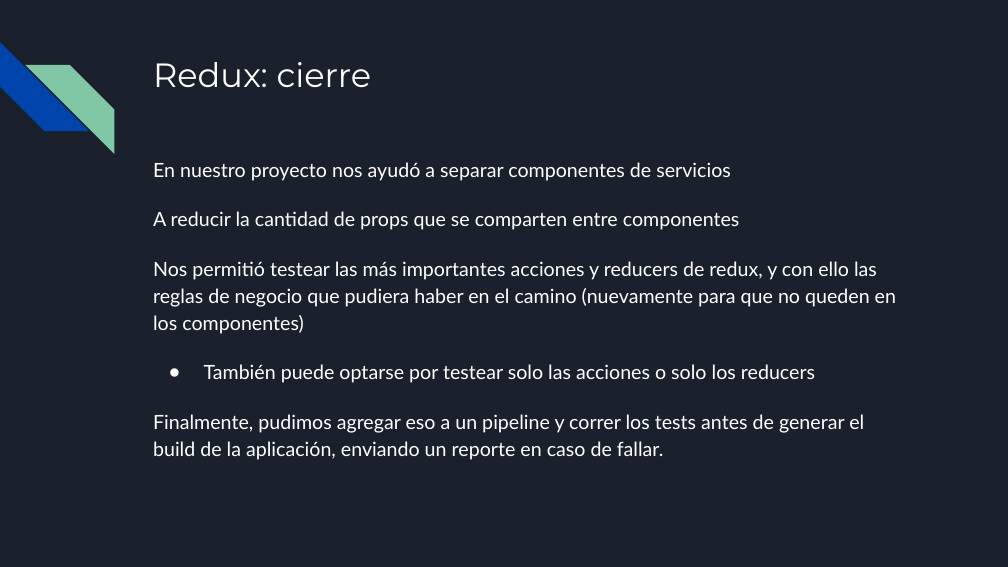
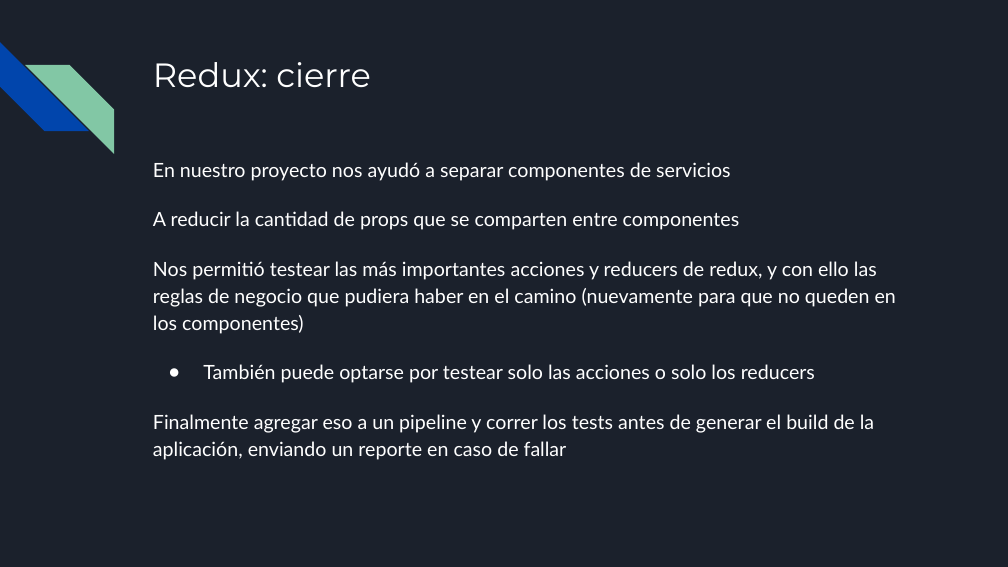
Before and after one commit to francisco-pinchentti/react-basics, a slide deck: slide 32 of docs/React.odp (slide 33 before the commit). Drawn at 1008x567 pixels with LibreOffice and Linux fonts; fonts in the diff are those of the drawing. Boxes give left, top, right and bottom in pixels: in the first picture for what was removed or moved away, otherwise in the second. Text is boxed around its words. In the diff, an @@ line names an element or a change of style, - is before the commit and + after.

Commit message:
updated odp

```diff
--- a/docs/React.odp
+++ b/docs/React.odp
@@ text at <box>153,414,874,460</box>: text changed @@
-Finalmente, pudimos agregar eso a un pipeline y correr los tests antes de generar el build de la aplicación, enviando un reporte en caso de fallar.
+Finalmente agregar eso a un pipeline y correr los tests antes de generar el build de la aplicación, enviando un reporte en caso de fallar
```
Also in this commit, not shown: 14 other slides changed, 1 slide added, 2 slides removed.
